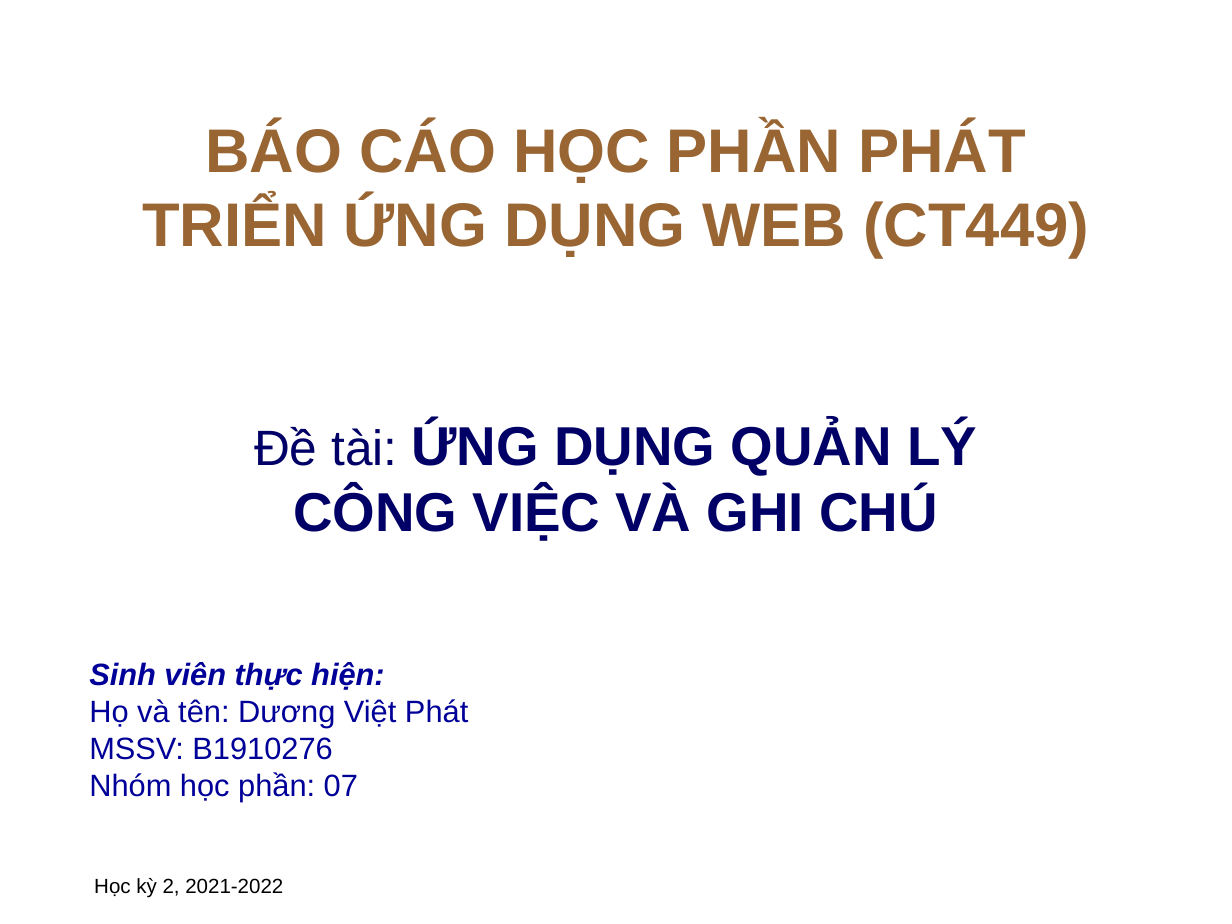
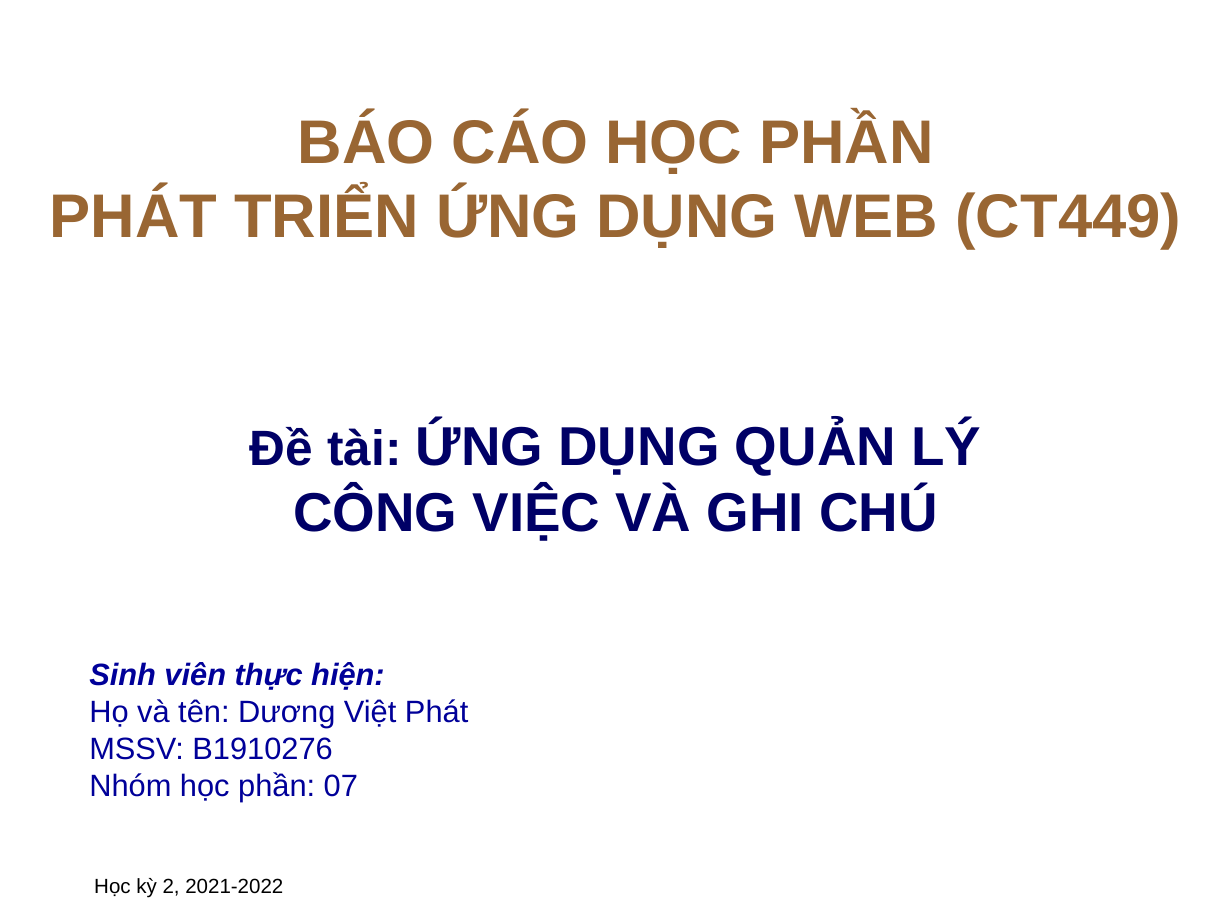
Before and after one commit to vphatt/CT449-Project, a slide deck: slide 1 of B1910276_Duong_Viet_Phat.pptx. Drawn at 1232x924 pixels with LibreOffice and Linux fonts; fonts in the diff are those of the drawing; background and template pictures are left out. Boxes give left, top, right and bottom in pixels: in the first picture for what was removed or moved away, otherwise in the second. Text is boxed around its words. In the diff, an @@ line names an element or a change of style, - is before the commit and + after.

```diff
--- a/B1910276_Duong_Viet_Phat.pptx
+++ b/B1910276_Duong_Viet_Phat.pptx
@@ title "BÁO CÁO HỌC PHẦN PHÁT ..." rewrapped from box(142, 123, 1089, 258) to box(50, 114, 1181, 249) @@
@@ subtitle "Đề tài: ỨNG DỤNG QUẢN ..." at box(250, 422, 981, 541): bold on in "Đề tài:" @@
```
Also in this commit, not shown: 1 other slide changed.
